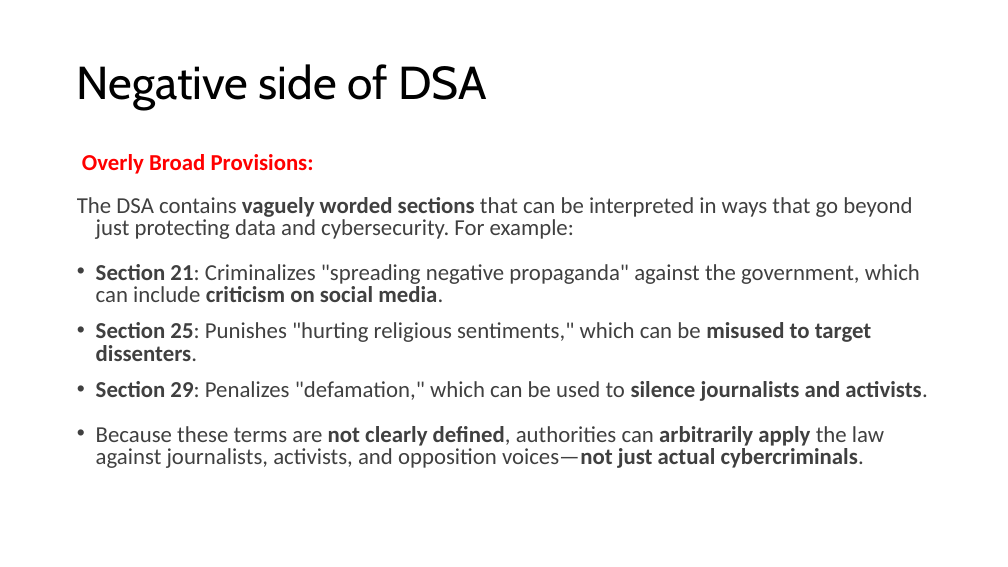
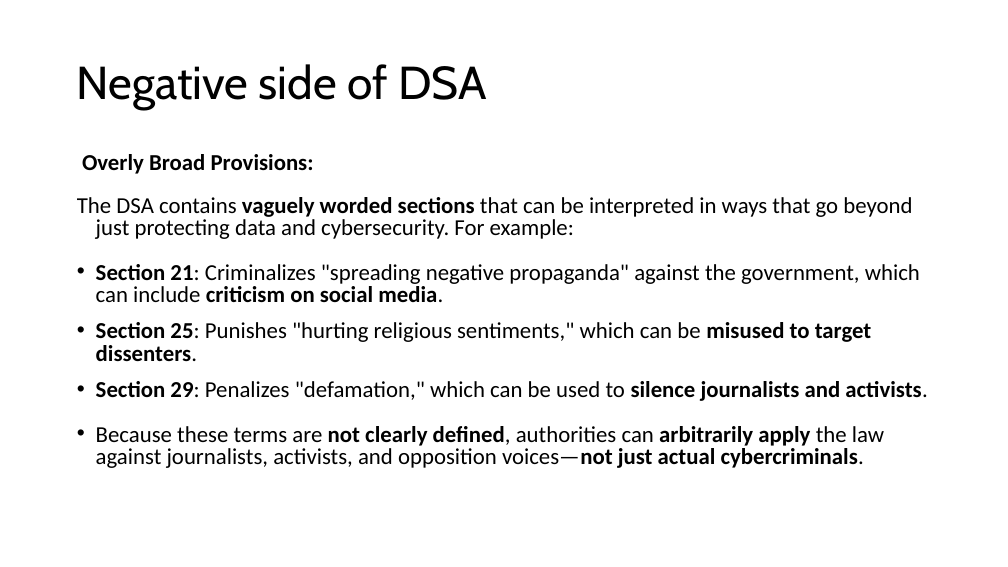
Before and after one commit to shakiliitju/M.Sc-in-ICT, a slide deck: slide 12 of Semester 2/Applied Cyber Security/Lecture/L7.pptx (slide 13 before the commit). Drawn at 1008x567 pixels with LibreOffice and Linux fonts; fonts in the diff are those of the drawing. Boxes give left, top, right and bottom in pixels: in the first picture for what was removed or moved away, otherwise in the second. Text is boxed around its words. In the diff, an @@ line names an element or a change of style, - is before the commit and + after.

```diff
--- a/Semester 2/Applied Cyber Security/Lecture/L7.pptx
+++ b/Semester 2/Applied Cyber Security/Lecture/L7.pptx
@@ text "Overly Broad Provisions:" at (77, 154, 927, 468): text colour #FF0000 to #000000 in "Overly Broad Provisions:"; text colour #404040 to #000000 @@
```
Also in this commit, not shown: 25 other slides changed, 2 slides removed.
